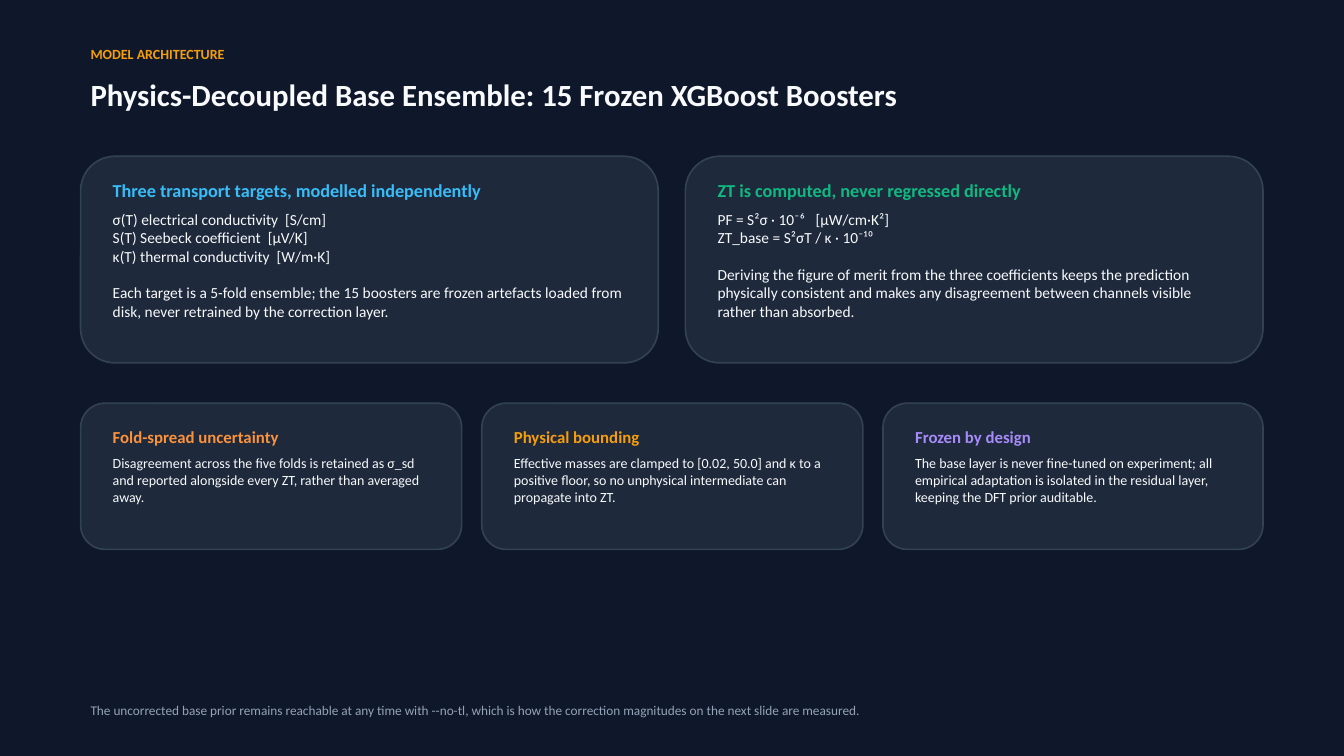
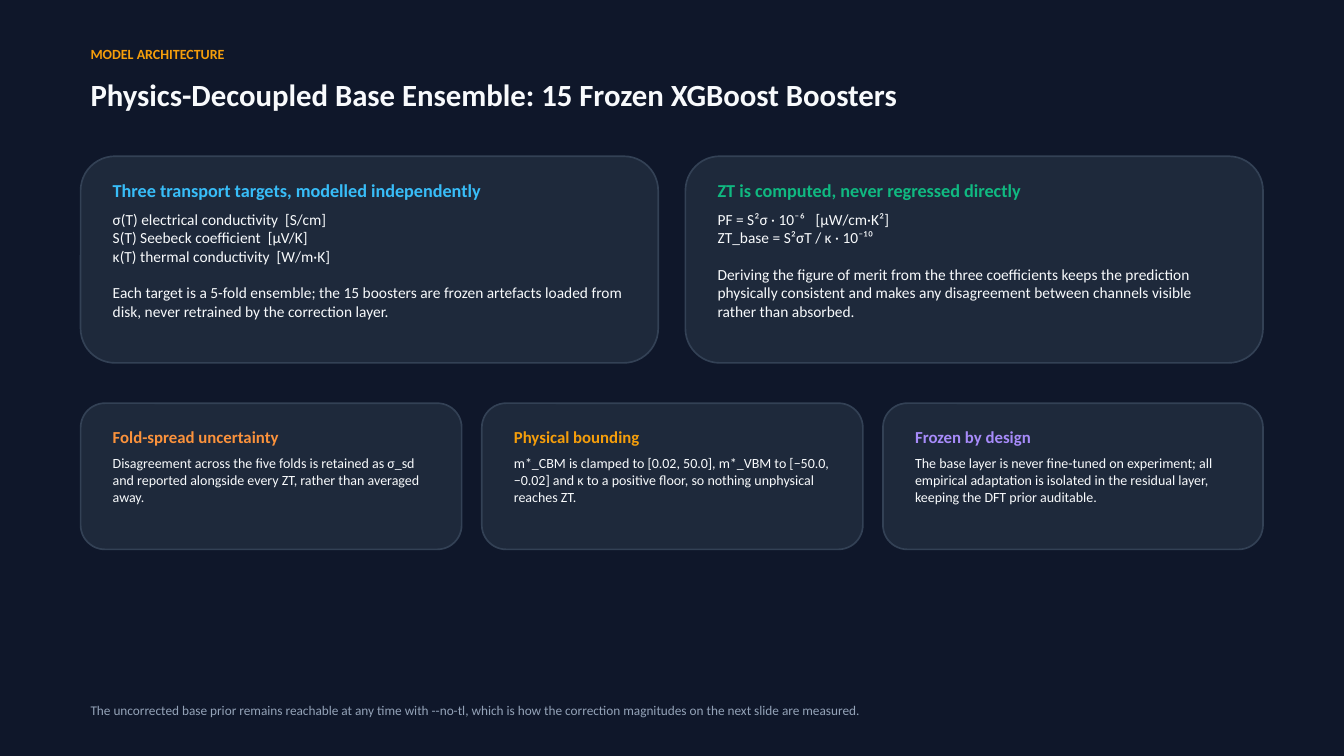
Before and after one commit to NischalRaj16/thermoelectric-discovery-engine, a slide deck: slide 8 of Thermoelectric_Discovery_Engine_Presentation.pptx. Drawn at 1344x756 pixels with LibreOffice and Linux fonts; fonts in the diff are those of the drawing. Boxes give left, top, right and bottom in pixels: in the first picture for what was removed or moved away, otherwise in the second. Text is boxed around its words. In the diff, an @@ line names an element or a change of style, - is before the commit and + after.

```diff
--- a/Thermoelectric_Discovery_Engine_Presentation.pptx
+++ b/Thermoelectric_Discovery_Engine_Presentation.pptx
@@ text at bbox=[514, 458, 828, 502]: text changed @@
-Effective masses are clamped to [0.02, 50.0] and κ to a positive floor, so no unphysical intermediate can propagate into ZT.
+m*_CBM is clamped to [0.02, 50.0], m*_VBM to [−50.0, −0.02] and κ to a positive floor, so nothing unphysical reaches ZT.
```
Also in this commit, not shown: 3 other slides changed, 7 other files.
